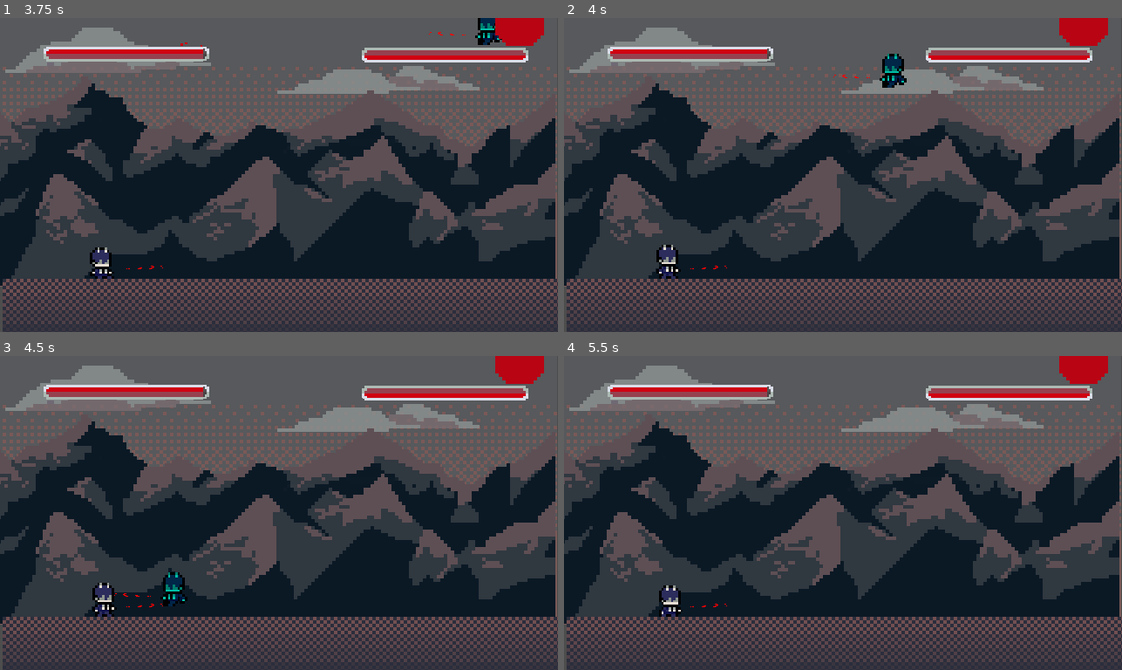
Above: before the commit, frames 1-4 (two rows, left to right).
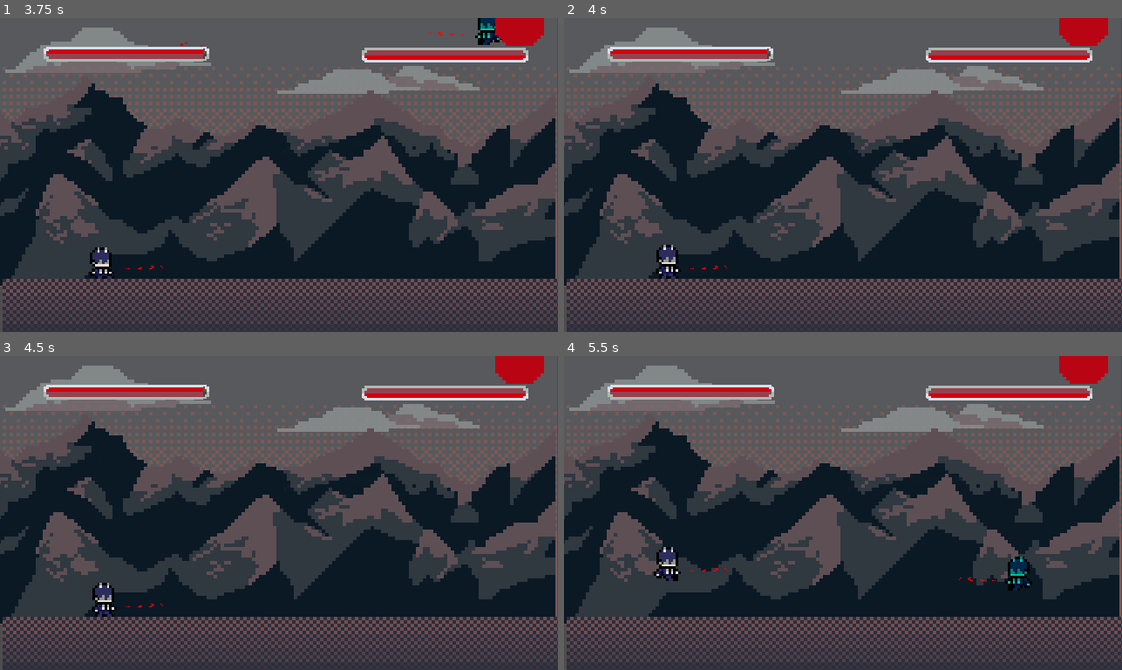
Above: after the commit, the same moments.

Repository: lucasmcclean/project-foxtrot-black-trigger-watchtower-omega
Game: Godot game, scene res://main.tscn
Two runs of this game, one before a commit and one after it. Both use one fixed random seed, a clock stepped at 60 frames per second and the inputs below.
Inputs:
- Up to frame 1 (3.75 s): tap Enter at 0.5 s; hold D (move_right) 0.53-1.28 s; tap W (jump) at 0.6, 0.77, 1.07, 1.52, 1.55, 1.82, 2.3, 3.02, 3.05, 3.32 s; hold Insert (move_down) 1.28-2.03 s; tap S (crouch) at 1.35 s; tap Space (flash_step) at 2, 2.1 s; hold D (move_right) 2.03-2.78 s; hold Page Up (move_up) 2.78-3.53 s; tap E (kick) at 2.85 s; hold A (move_left) from 3.53 s (still down); tap Q (punch) at 3.6 s
- Up to frame 2 (4 s): keep holding A (move_left); tap W (jump) at 3.77, 3.8 s
- Up to frame 3 (4.5 s): keep holding A (move_left); tap W (jump) at 4.07, 4.35 s
- Up to frame 4 (5.5 s): tap W (jump) at 4.52, 4.82, 5.3 s; release A (move_left) at 5.03 s; hold Insert (move_down) from 5.03 s (still down); tap S (crouch) at 5.1 s

Frame 1 is identical in both runs. In frame 2, 0.4% of the frame differs, in the area x 48-62%, y 11-23%; in frame 3, 0.4%; in frame 4, 1.2%, in the area x 16-84%, y 9-84%.

Commit message:
Jump buffering

Diff:
--- a/project-foxtrot-black-trigger-watchtower-omega/player/player.gd
+++ b/project-foxtrot-black-trigger-watchtower-omega/player/player.gd
@@ -11,6 +11,8 @@
 var h_speed: float = 300.0
 var v_speed: float = 3000.0
 var jump_impulse: float = 650.0
+var jump_buffer_time: float = 0.2
+var jump_buffered: bool = false
 var flash_impulse: float = 2000.0
 var flash_cooldown: float = 3.0
 var can_flash: bool = true
--- a/project-foxtrot-black-trigger-watchtower-omega/player/states/fall.gd
+++ b/project-foxtrot-black-trigger-watchtower-omega/player/states/fall.gd
@@ -28,7 +28,14 @@
 	player.velocity.y = clamp(player.velocity.y, -player.v_speed, player.v_speed)
 	player.move_and_slide()
 
-	if player.is_grounded() and !is_zero_approx(player.velocity.x):
-		state_machine.change_state(move_state)
-	elif player.is_grounded():
-		state_machine.change_state(idle_state)
+	if player.input.jump:
+		player.jump_buffered = true
+		get_tree().create_timer(player.jump_buffer_time).timeout.connect(func(): player.jump_buffered = false)
+
+	if player.is_grounded():
+		if player.jump_buffered:
+			state_machine.change_state(jump_state)
+		elif !is_zero_approx(player.velocity.x):
+			state_machine.change_state(move_state)
+		else:
+			state_machine.change_state(idle_state)
